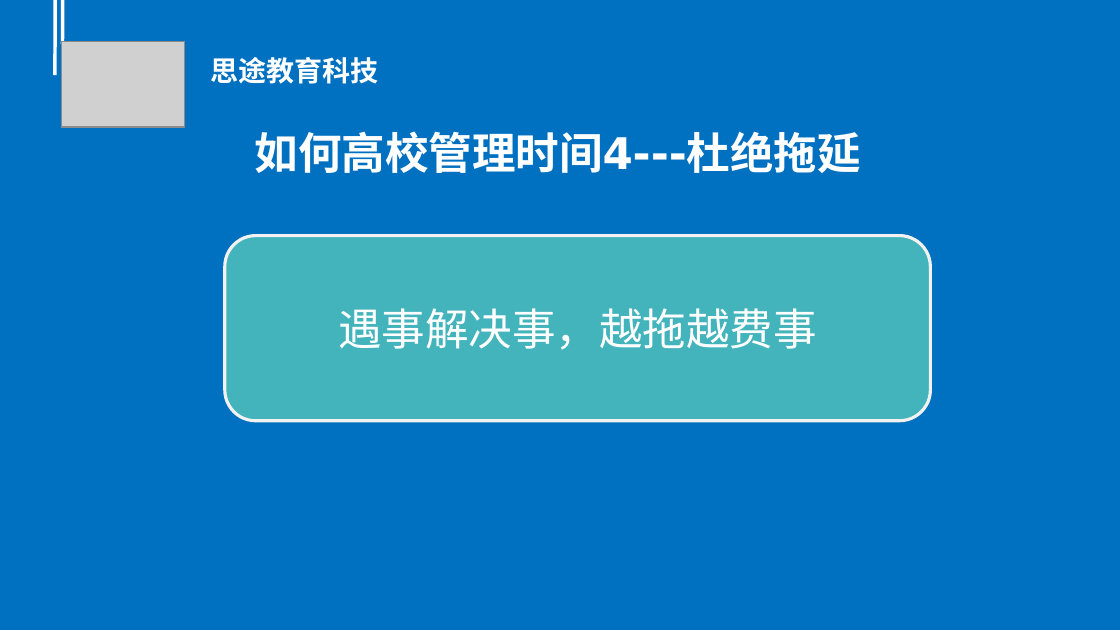
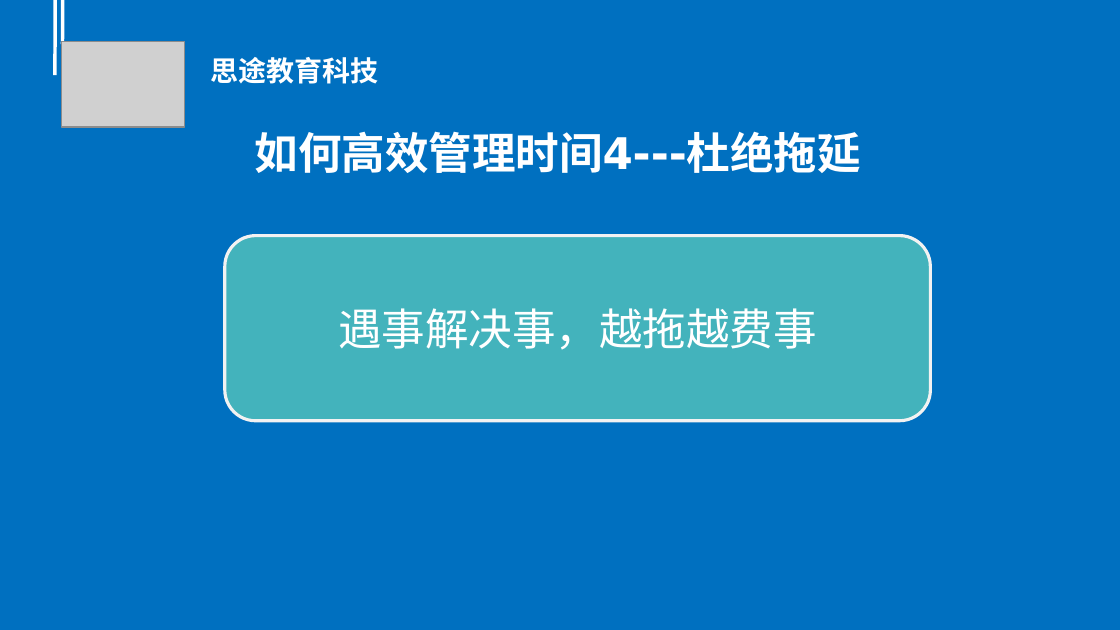
Before and after one commit to millet0328/lesson-file, a slide deck: slide 57 of 职业素养课程--用未来技术视角，定位奋斗方向.pptx (slide 58 before the commit). Drawn at 1120x630 pixels with LibreOffice and Linux fonts; fonts in the diff are those of the drawing; grey boxes stand for pictures. Boxes give left, top, right and bottom in pixels: in the first picture for what was removed or moved away, otherwise in the second. Text is boxed around its words. In the diff, an @@ line names an element or a change of style, - is before the commit and + after.

```diff
--- a/职业素养课程--用未来技术视角，定位奋斗方向.pptx
+++ b/职业素养课程--用未来技术视角，定位奋斗方向.pptx
@@ title at (255,131,861,173): text changed @@
-如何高校管理时间4---杜绝拖延
+如何高效管理时间4---杜绝拖延
```
Also in this commit, not shown: 14 other slides changed, 21 slides added, 3 slides removed.
